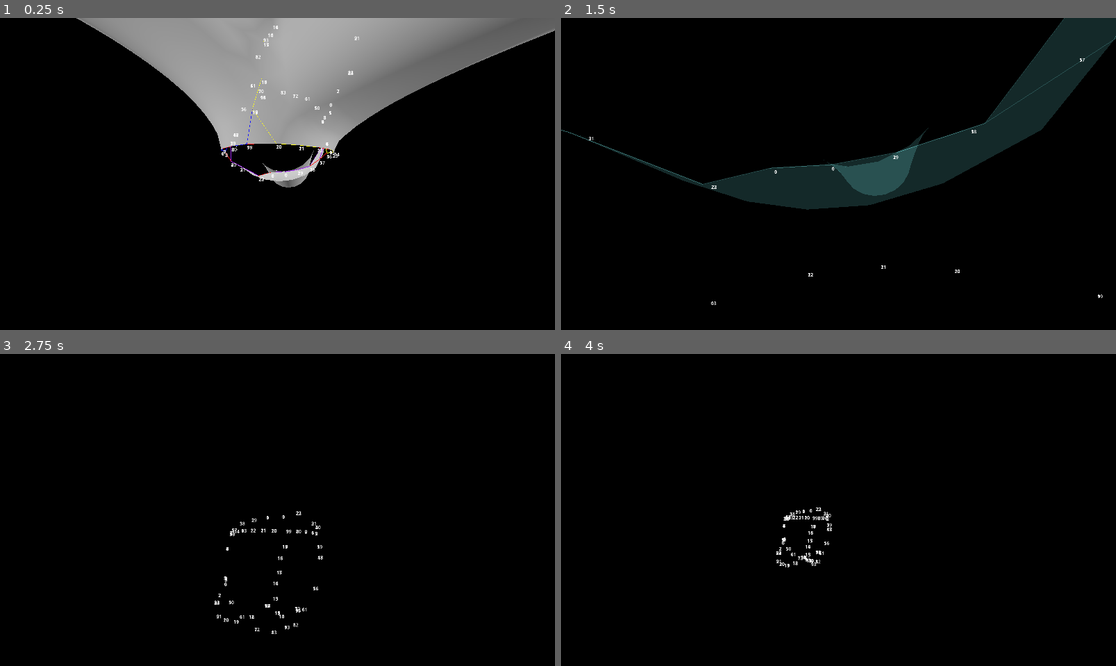
Above: before the commit, frames 1-4 (two rows, left to right).
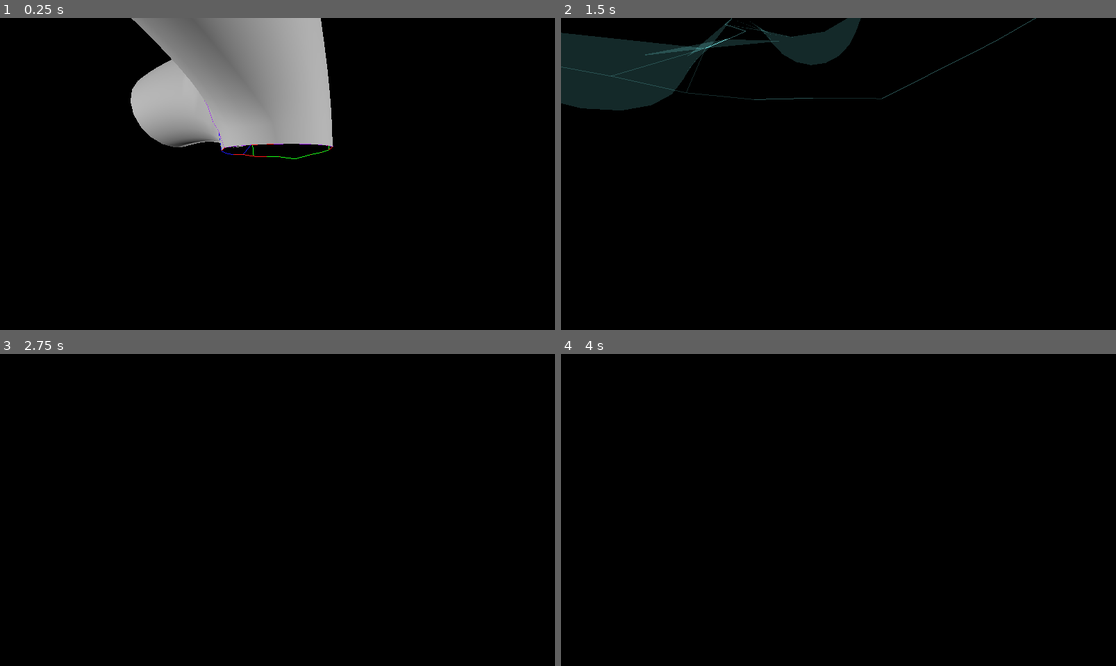
Above: after the commit, the same moments.

Repository: EpEpDragon/Modules
Game: Godot game, scene res://meshing_test.tscn
Two runs of this game, one before a commit and one after it. Both use one fixed random seed, a clock stepped at 60 frames per second and the inputs below.
Inputs (mouse positions are in pixels of both pictures, inside the frame that each line leads up to):
- Up to frame 1 (0.25 s): no input
- Up to frame 2 (1.5 s): tap Enter at 0.5 s; move the mouse to (866, 174) at 0.52 s; press the mouse at (866, 174) at 0.53 s; hold W (move_forward) from 0.53 s (still down); move the mouse to (810, 174) at 1.27 s; release the mouse at (810, 174) at 1.28 s; click (810, 174) at 1.35 s
- Up to frame 3 (2.75 s): keep holding W (move_forward); move the mouse to (288, 503) at 2.02 s; press the mouse at (288, 503) at 2.03 s
- Up to frame 4 (4 s): keep holding W (move_forward); move the mouse to (832, 516) at 2.77 s; release the mouse at (832, 516) at 2.78 s; click (832, 516) at 2.85 s; move the mouse to (877, 513) at 3.52 s; press the mouse at (877, 513) at 3.53 s

The runs differ from the first frame. In frame 1, 17% of the frame differs, in the area x 13-100%, y 0-55%; in frame 2, 18%, in the area x 0-100%, y 0-92%; in frame 3, 0.4%; in frame 4, 0.3%.

Commit message:
Check forward point, make search dist based on bake interval, dunno if its optimal

Diff:
--- a/TreeGen/meshing_test.gd
+++ b/TreeGen/meshing_test.gd
@@ -17,7 +17,7 @@
 
 var tim1 = Time.get_unix_time_from_system()
 func _ready():
-	var curves = [$Path3D.get_curve(), $Path3D2.get_curve(), $Path3D3.get_curve(), $Path3D4.get_curve()]
+	var curves = [$Path3D2.get_curve(), $Path3D3.get_curve(), $Path3D4.get_curve()]
 	# Get vertecices ordered by branch and disc
 	var data = generate_vertices(curves,0.5)
 	generate_mesh(data)
@@ -137,7 +137,7 @@
 					if i == branches[b_i][d_i][1].size()-1:
 						i_next = 0
 					# Main mesh
-					if (branches[b_i][d_i][1][i_next]):
+					if (branches[b_i][d_i][1][i_next] && branches[b_i][d_i+1][1][i_next]):
 						# Triangle 1
 						indices.append(branches[b_i][d_i][0][i])
 						indices.append(branches[b_i][d_i+1][0][i])
@@ -160,25 +160,9 @@
 								indices.append(branches[b_i][d_i-1][0][i])
 								indices.append(branches[b_i][d_i][0][i-1])
 								indices.append(branches[b_i][d_i][0][i])
-
 					# Edge loop
-#					elif ((not branches[b_i][d_i-1][1][i] || not branches[b_i][d_i+1][1][i]) &&
-#						(branches[b_i][d_i][1][i_next] && branches[b_i][d_i][1][i-1]) ||
-#						(branches[b_i][d_i][1][i_next] != branches[b_i][d_i][1][i-1])):
-#							edge_loops[b_i+1].append(branches[b_i][d_i][0][i])
-#					elif (not branches[b_i][d_i-1][1][i] ||
-#						not branches[b_i][d_i+1][1][i] ||
-#						not branches[b_i][d_i][1][i_next] ||
-#						not branches[b_i][d_i][1][i-1]):
-#							edge_loops[b_i+1].append(branches[b_i][d_i][0][i])
-#					elif not (branches[b_i][d_i-1][1][i] &&
-#							branches[b_i][d_i+1][1][i] &&
-#							branches[b_i][d_i][1][i_next] &&
-#							branches[b_i][d_i][1][i-1]):
-#								edge_loops[b_i+1].append(branches[b_i][d_i][0][i])
 					elif (conn > 2):
 						edge_loops[b_i+1].append(branches[b_i][d_i][0][i])
-#					edge_loops[b_i+1].append(branches[b_i][d_i][0][i])
 
 	# Order loops
 	var loops_ordered = []
@@ -191,13 +175,13 @@
 	merge_loops(loops_ordered, arr, indices)
 	######## DEBUG #########
 	var debug_edge_loops = []
-#	#	point_cloud2.add_points(arr[Mesh.ARRAY_VERTEX][edge_loops[0]])
+	#	point_cloud2.add_points(arr[Mesh.ARRAY_VERTEX][edge_loops[0]])
 	debug_edge_loops.append(DebugDraw.new_line_seg(Vector3.ZERO, color_arr[0]))
 	for l_i in range(loops_ordered.size()):
 		debug_edge_loops.append(DebugDraw.new_line_seg(Vector3.ZERO, color_arr[l_i]))
 		for p_i in range(loops_ordered[l_i].size()):
 			var pos = arr[Mesh.ARRAY_VERTEX][loops_ordered[l_i][p_i]]
-			labels.append(DebugDraw.new_label(str(p_i),pos,$Camera))
+#			labels.append(DebugDraw.new_label(str(p_i),pos,$Camera))
 #			point_cloud2.add_point(pos)
 			debug_edge_loops[-1].add_point(pos)
 		debug_edge_loops[-1].construct()
@@ -279,7 +263,7 @@
 						if i == 0 && !merge_points[lc_i+from][pc_i].is_empty():
 							continue
 						var dist = arr[Mesh.ARRAY_VERTEX][loops[l_i][p_i]].distance_squared_to(arr[Mesh.ARRAY_VERTEX][loops[lc_i+from][pc_i]]) + arr[Mesh.ARRAY_VERTEX][loops[l_i][p_i-1]].distance_squared_to(arr[Mesh.ARRAY_VERTEX][loops[lc_i+from][pc_i]])
-						if dist < short && dist < 0.25:
+						if dist < short && dist < bake_interval*1.2: # IDK if this is optimal
 							short = dist
 							sp_i = [lc_i + from, pc_i]
 				if sp_i != null:
@@ -304,9 +288,12 @@
 
 	# Patch holes
 	var patch_indices:PackedInt32Array = []
-	for l_i in range(loops.size()):
+	# HACK dont need to loop through all, maybe...?
+	for l_i in range(loops.size()/2+1):
 		# Iterate points in loops
 		for p_i in range(loops[l_i].size()):
+			if merge_points[l_i][p_i].is_empty() || merge_points[l_i][p_i-1].is_empty():
+				continue
 			if merge_points[l_i][p_i][0][0] != merge_points[l_i][p_i-1][0][0]:
 				# Find increment direction of connected loop
 				var inc = 0
@@ -314,11 +301,13 @@
 				while inc == 0:
 					inc = merge_points[l_i][p_i][0][1] - merge_points[l_i][i][0][1]
 					i += 1
+					# HACK overflow check, should change
 					if i > merge_points[l_i].size()-1:
 						i = 0
 				inc = inc/abs(inc)
 
 				# Make triangle
+				# HACK overflow check, should change
 				i = merge_points[l_i][p_i][0][1] + inc
 				if i > loops[merge_points[l_i][p_i][0][0]].size()-1:
 					i = 0
--- a/TreeGen/meshing_test.tscn
+++ b/TreeGen/meshing_test.tscn
@@ -5,28 +5,28 @@
 
 [sub_resource type="Curve3D" id="Curve3D_eum13"]
 _data = {
-"points": PackedVector3Array(0, -0.5, 0, 0, 1, 0, 0, 1, 0, 0, 0, 0, -0.669736, 0.597713, -0.317717, 0.992358, 3.58374, -0.320798),
+"points": PackedVector3Array(0, -0.5, 0, 0, 1, 0, 0, 1, 0, 0, 0, 0, -0.669736, 0.597713, -0.317717, 0.611479, 3.39534, -0.647222),
 "tilts": PackedFloat32Array(0, 0)
 }
 point_count = 2
 
 [sub_resource type="Curve3D" id="Curve3D_7gku2"]
 _data = {
-"points": PackedVector3Array(0.0655044, -0.807151, 0.17178, 0, 1, 0, 0, 1, 0, 0, 0, 0, 0, 0.5, 0, -1.41992, 2.50202, 0.589283),
+"points": PackedVector3Array(0, -1, 0, 0, 1, 0, 0, 1, 0, 0, 0, 0, 0, 0.5, 0, -0.401628, 2.48844, -1.95655),
 "tilts": PackedFloat32Array(0, 0)
 }
 point_count = 2
 
 [sub_resource type="Curve3D" id="Curve3D_tsb62"]
 _data = {
-"points": PackedVector3Array(-0.0151861, -0.887542, 0.658426, 0.0151861, 0.887542, -0.658426, 0, 1, 0, 0, 0, 0, 0, 0.5, 0, 0.272709, 1.01059, -3.07265),
+"points": PackedVector3Array(-0.0151861, -0.887542, 0.658426, 0, 1, 0, 0, 1, 0, 0, 0, 0, 0, 0.5, 0, -1.47983, 1.72298, -0.948815),
 "tilts": PackedFloat32Array(0, 0)
 }
 point_count = 2
 
 [sub_resource type="Curve3D" id="Curve3D_lnyg2"]
 _data = {
-"points": PackedVector3Array(0, -1, 0, 0, 1, 0, 0, 1, 0, 0, 0, 0, 0, 0, 0, 1.80448, 2.12378, 1.50154),
+"points": PackedVector3Array(0, -1, 0, 0, 1, 0, 0, 1, 0, 0, 0, 0, 0, 0, 0, -0.636378, 2.12207, 1.49942),
 "tilts": PackedFloat32Array(0, 0)
 }
 point_count = 2
